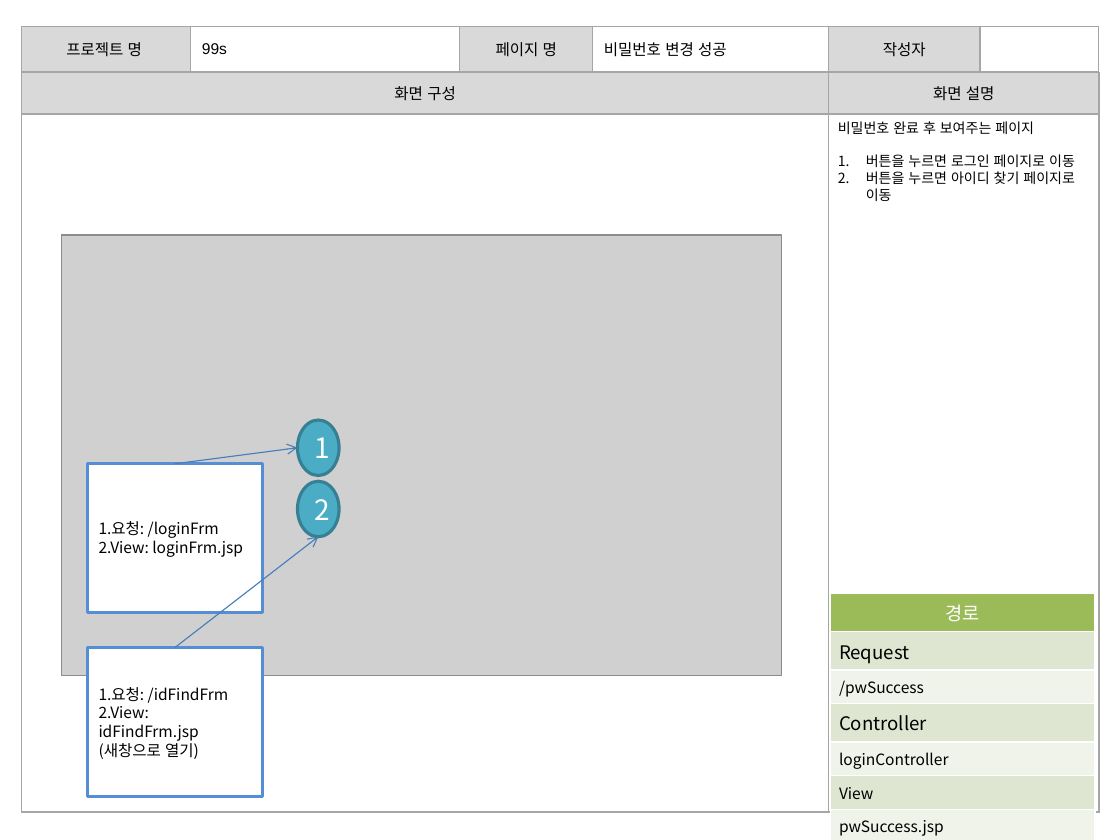
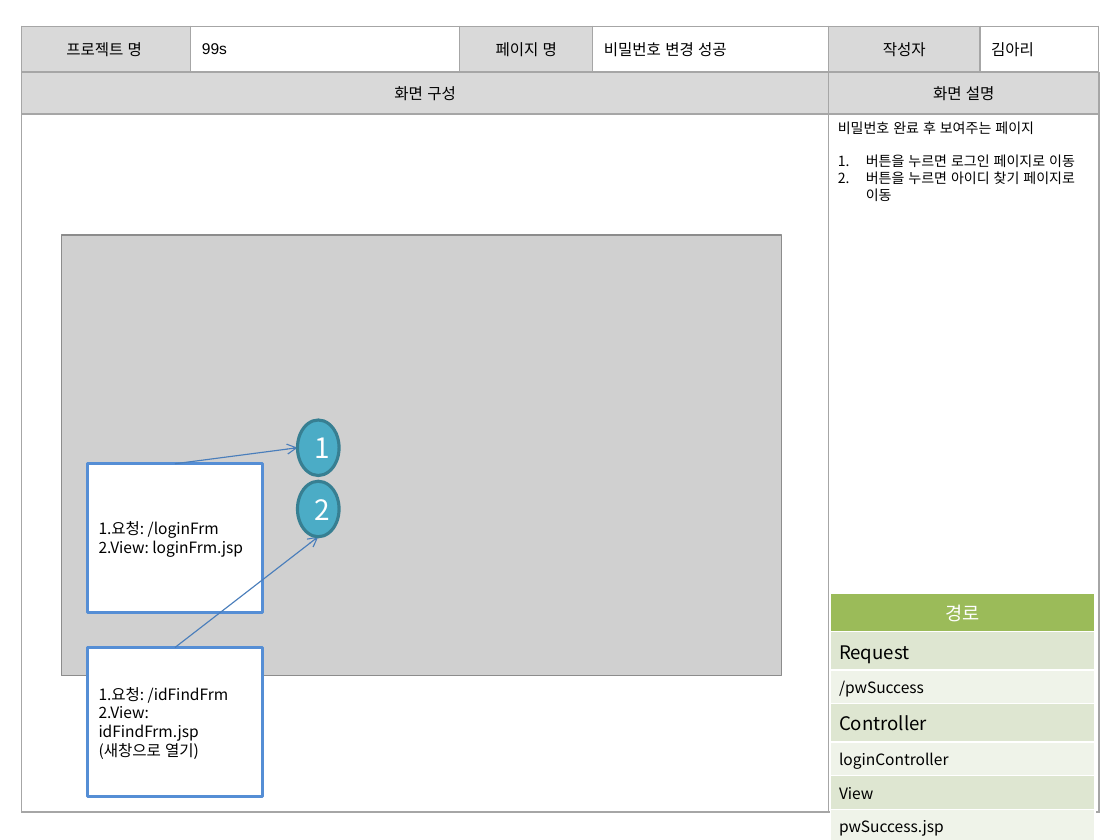
Before and after one commit to banana1531/ggs, a slide deck: slide 8 of doc/0.공용폴더/07 스토리보드/스토리보드 - 로그인관련.pptx (slide 10 before the commit). Drawn at 1120x840 pixels with LibreOffice and Linux fonts; fonts in the diff are those of the drawing; grey boxes stand for pictures. Boxes give left, top, right and bottom in pixels: in the first picture for what was removed or moved away, otherwise in the second. Text is boxed around its words. In the diff, an @@ line names an element or a change of style, - is before the commit and + after.

```diff
--- a/doc/0.공용폴더/07 스토리보드/스토리보드 - 로그인관련.pptx
+++ b/doc/0.공용폴더/07 스토리보드/스토리보드 - 로그인관련.pptx
@@ table at box(21, 26, 1099, 72) @@
-row 1, column 6: 
+row 1, column 6: 김아리
```
Also in this commit, not shown: 3 other slides changed, 2 slides removed, 6 other files.
